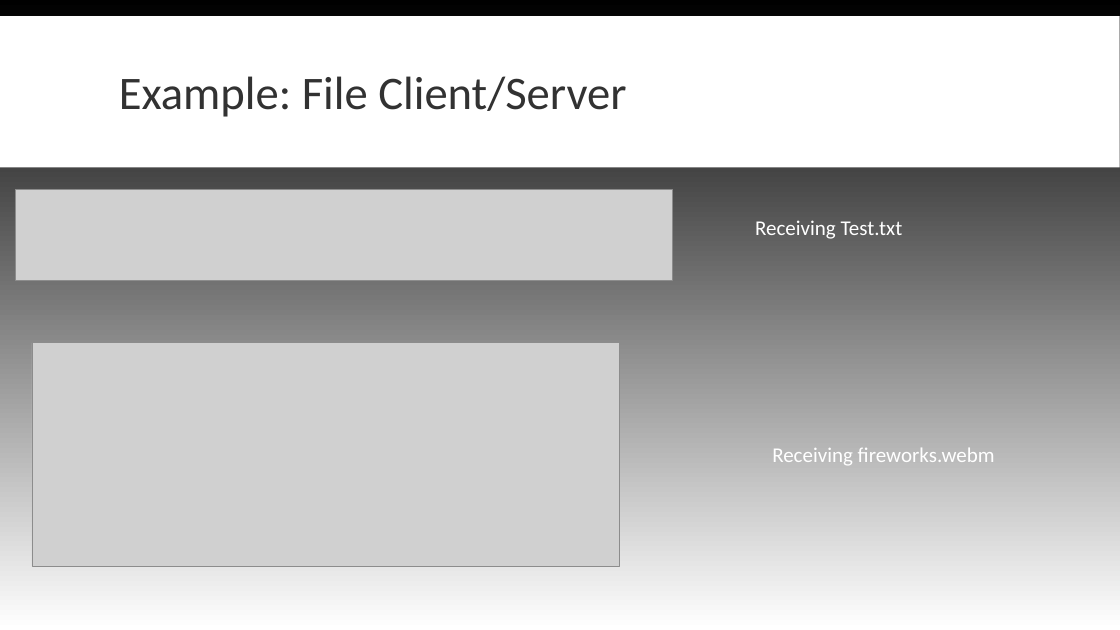
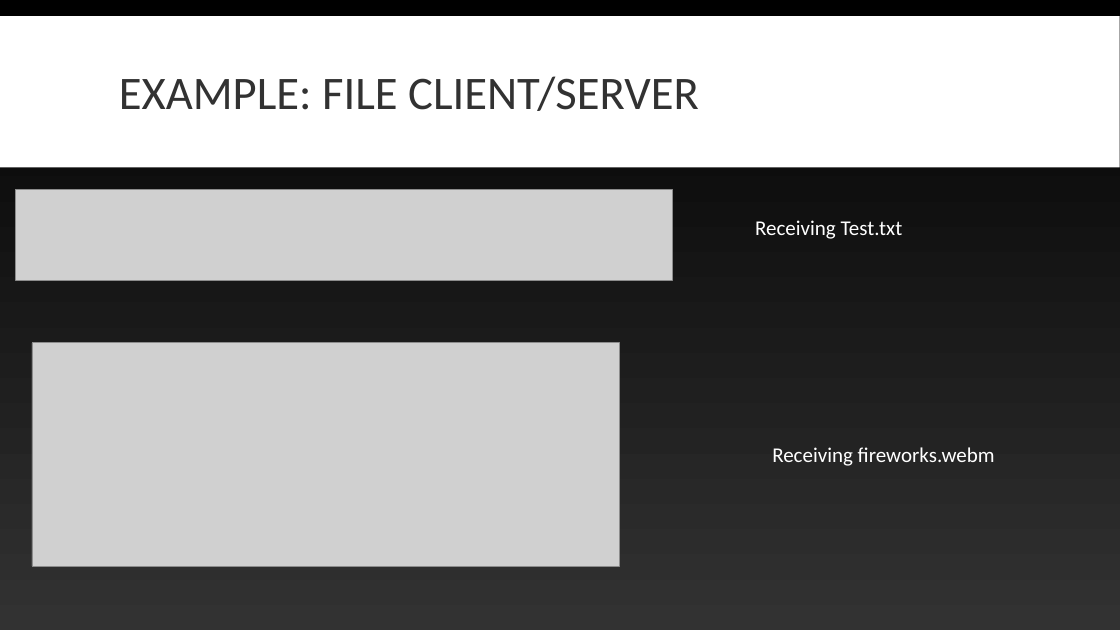
Before and after one commit to Blankpanda/chat_client, a slide deck: slide 31 of powerpoint/resources/Final Presentation Caleb Ellis.ppt. Drawn at 1120x630 pixels with LibreOffice and Linux fonts; fonts in the diff are those of the drawing; grey boxes stand for pictures. Boxes give left, top, right and bottom in pixels: in the first picture for what was removed or moved away, otherwise in the second. Text is boxed around its words. In the diff, an @@ line names an element or a change of style, - is before the commit and + after.

```diff
--- a/powerpoint/resources/Final Presentation Caleb Ellis.ppt
+++ b/powerpoint/resources/Final Presentation Caleb Ellis.ppt
@@ background gradient #000000 to #FFFFFF to gradient #000000 to #323232 @@
@@ title at (119,76,699,111): text changed @@
-Example: File Client/Server
+EXAMPLE: FILE CLIENT/SERVER
```
Also in this commit, not shown: 36 other slides changed, 2 slides added, 2 slides removed, 4 other files.
